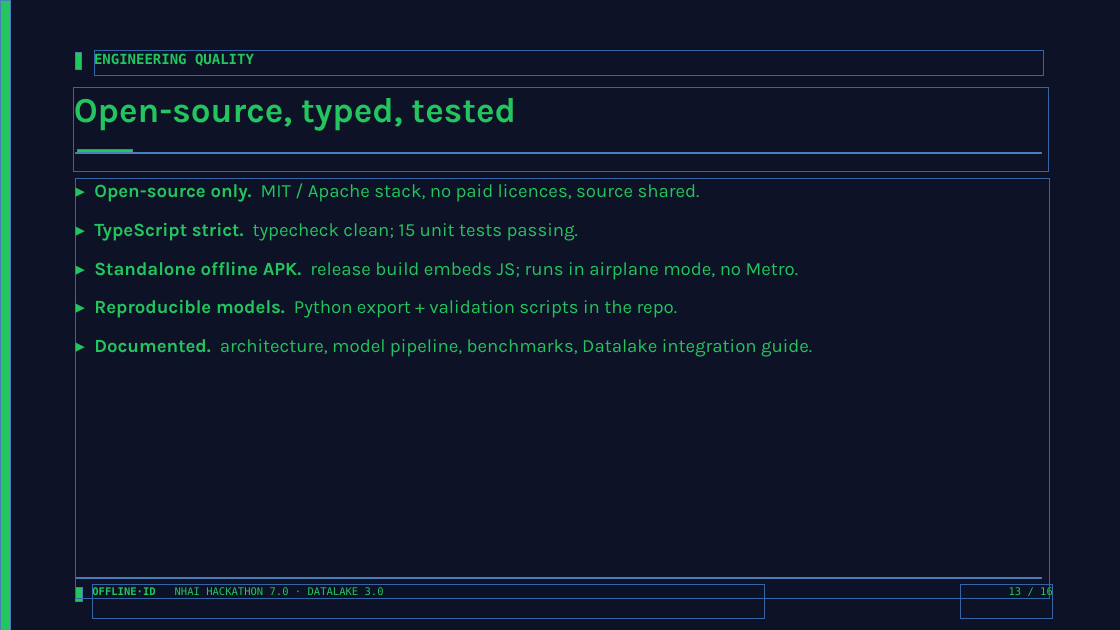
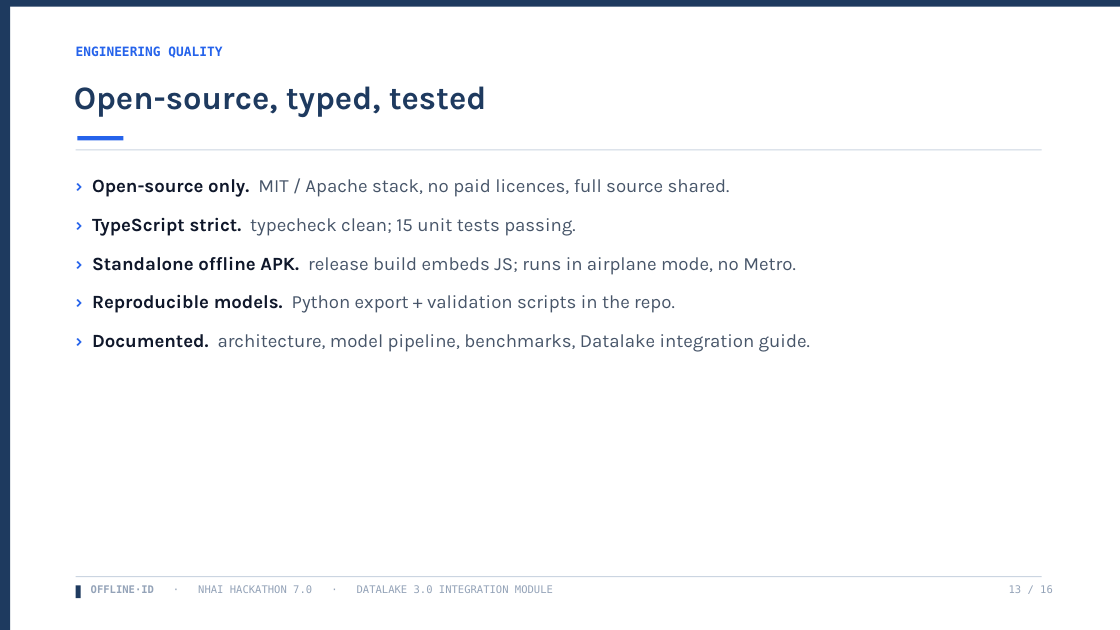
Before and after one commit to moneytosms/offlineid, a slide deck: slide 13 of submission/OfflineID_Hackathon7.pptx. Drawn at 1120x630 pixels with LibreOffice and Linux fonts; fonts in the diff are those of the drawing. Boxes give left, top, right and bottom in pixels: in the first picture for what was removed or moved away, otherwise in the second. Text is boxed around its words. In the diff, an @@ line names an element or a change of style, - is before the commit and + after.

```diff
--- a/submission/OfflineID_Hackathon7.pptx
+++ b/submission/OfflineID_Hackathon7.pptx
@@ background #0D1226 to #FFFFFF @@
@@ rectangle at <box>0,0,10,630</box>: fill #22C55E to #1E3A5F @@
@@ rectangle added at <box>10,0,1120,7</box>, fill #1E3A5F @@
@@ text "ENGINEERING QUALITY": place and size @@
-text "ENGINEERING QUALITY" at <box>94,52,254,67</box>
+text "ENGINEERING QUALITY" at <box>76,46,222,58</box>
@@ text "ENGINEERING QUALITY" at <box>76,46,222,58</box>: size 12 to 11 pt, text colour #22C55E to #2563EB @@
@@ rectangle removed at <box>76,53,82,70</box> @@
@@ text "Open-source, typed, tested": place and size @@
-text "Open-source, typed, tested" at <box>74,98,516,131</box>
+text "Open-source, typed, tested" at <box>74,86,487,117</box>
@@ text "Open-source, typed, tested" at <box>74,86,487,117</box>: size 30 to 28 pt, text colour #22C55E to #1E3A5F @@
@@ rectangle: place and size @@
-rectangle at <box>77,150,133,154</box>
+rectangle at <box>77,136,124,140</box>
@@ rectangle at <box>77,136,124,140</box>: fill #22C55E to #2563EB @@
@@ rectangle: place and size @@
-rectangle at <box>76,153,1042,154</box>
+rectangle at <box>76,150,1042,150</box>
@@ rectangle at <box>76,150,1042,150</box>: fill #080C1A to #CBD5E1 @@
@@ text at <box>92,179,810,352</box>: text changed; text colour #22C55E to #475569 @@
-▸ Open-source only. MIT / Apache stack, no paid licences, source shared.
-▸ TypeScript strict. typecheck clean; 15 unit tests passing.
-▸ Standalone offline APK. release build embeds JS; runs in airplane mode, no Metro.
-▸ Reproducible models. Python export + validation scripts in the repo.
-▸ Documented. architecture, model pipeline, benchmarks, Datalake integration guide.
+› Open-source only. MIT / Apache stack, no paid licences, full source shared.
+› TypeScript strict. typecheck clean; 15 unit tests passing.
+› Standalone offline APK. release build embeds JS; runs in airplane mode, no Metro.
+› Reproducible models. Python export + validation scripts in the repo.
+› Documented. architecture, model pipeline, benchmarks, Datalake integration guide.
@@ rectangle at <box>76,586,81,598</box>: fill #22C55E to #1E3A5F @@
@@ rectangle at <box>76,576,1042,577</box>: fill #080C1A to #CBD5E1 @@
@@ rectangle: place and size @@
-rectangle at <box>76,587,82,602</box>
+rectangle at <box>76,586,81,598</box>
@@ text at <box>91,585,553,593</box>: text changed; text colour #22C55E to #94A3B8 @@
-OFFLINE·ID NHAI HACKATHON 7.0 · DATALAKE 3.0
+OFFLINE·ID · NHAI HACKATHON 7.0 · DATALAKE 3.0 INTEGRATION MODULE
@@ text "13 / 16" at <box>1009,585,1053,593</box>: text colour #22C55E to #94A3B8 @@
```
Also in this commit, not shown: 15 other slides changed, 1 slide removed, 13 other files.
